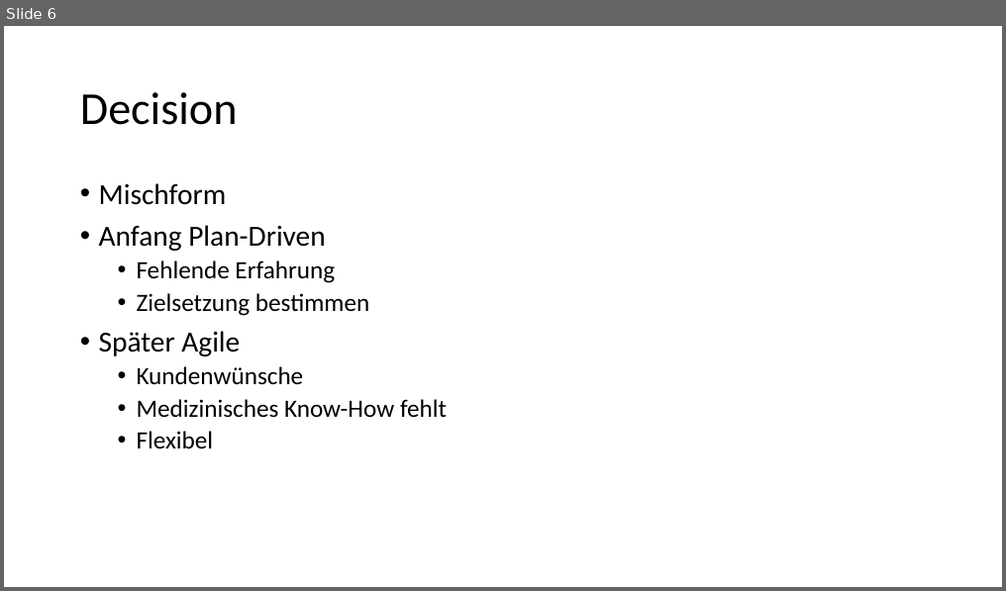
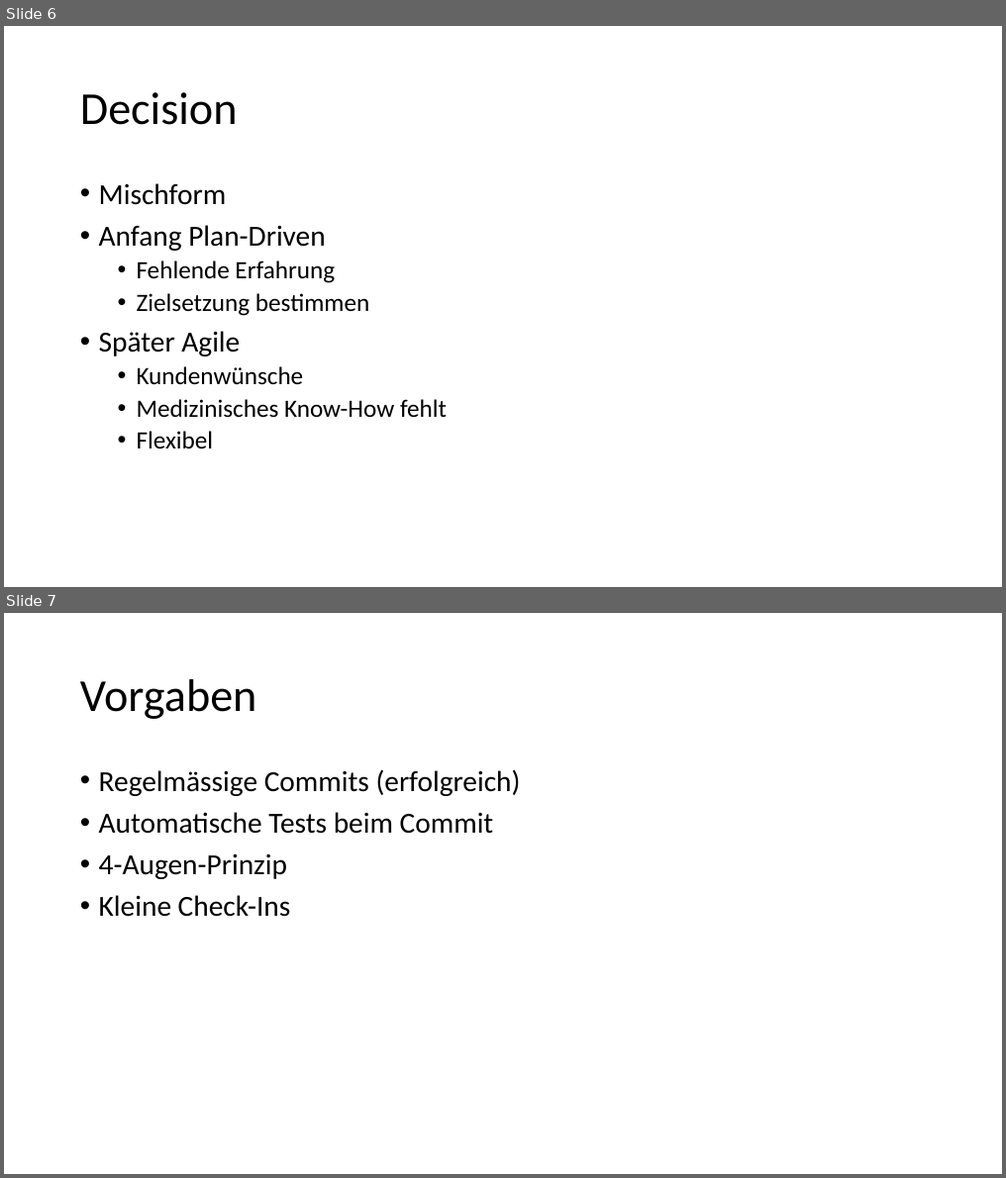
Before and after one commit to gitter-badger/ch.bfh.bti7081.s2016.green, a slide deck: doc/task02/presentation.pptx. Shown one above the other, each under a label of ours: slide 6 before the commit, slides 6 and 7 after it. The pictures are 1006x591 and 1006x1178 pixels, drawn with LibreOffice and Linux fonts; fonts in the diff are those of the drawing. Boxes give left, top, right and bottom in pixels: in the first picture for what was removed or moved away, otherwise in the second. Text is boxed around its words. In the diff, an @@ line names an element or a change of style, - is before the commit and + after.

Commit message:
added vorgaben

```diff
--- a/doc/task02/presentation.pptx
+++ b/doc/task02/presentation.pptx
@@ slide 7 added at [4, 613, 1002, 1174], background #FFFFFF @@
@@ title added at [80, 679, 257, 719], 44 pt, text #000000 @@
+Vorgaben
@@ text added at [99, 769, 521, 917], 28 pt, text #000000 @@
+• Regelmässige Commits (erfolgreich)
+• Automatische Tests beim Commit
+• 4-Augen-Prinzip
+• Kleine Check-Ins
```
